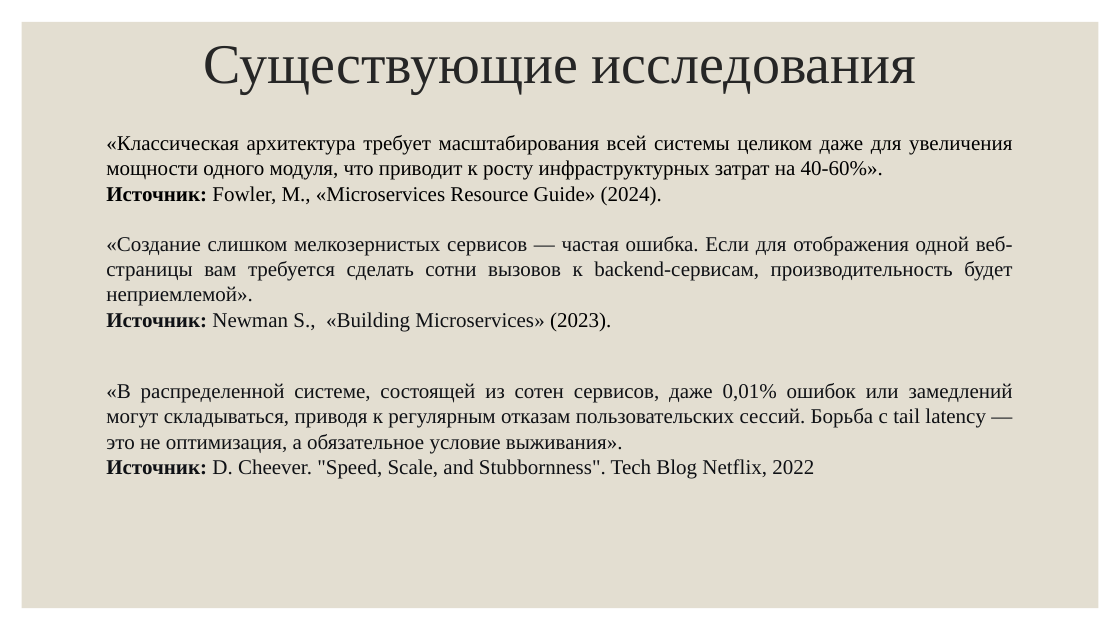
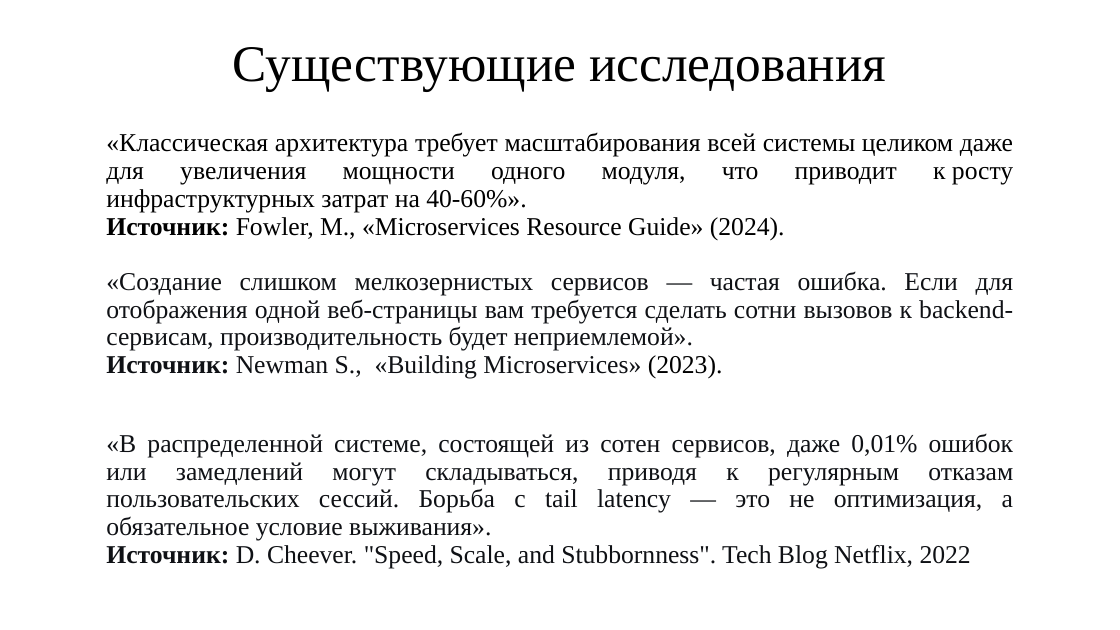
Before and after one commit to RAdKuzur/ASU, a slide deck: slide 5 of Магистерская/Предзащита(после Синельщикова).pptx. Drawn at 1120x630 pixels with LibreOffice and Linux fonts; fonts in the diff are those of the drawing. Boxes give left, top, right and bottom in pixels: in the first picture for what was removed or moved away, otherwise in the second. Text is boxed around its words. In the diff, an @@ line names an element or a change of style, - is before the commit and + after.

```diff
--- a/Магистерская/Предзащита(после Синельщикова).pptx
+++ b/Магистерская/Предзащита(после Синельщикова).pptx
@@ rectangle removed at [22,22,1099,608] @@
@@ title "Существующие исследования" at [233,47,886,92]: size 48 to 44 pt, text colour #262626 to #000000 @@
@@ text "«Классическая архитектура требует масштабирования всей ..." at [106,132,1014,568]: size 18 to 22 pt; line spacing 1 to 0.9; more space between paragraphs @@
```
Also in this commit, not shown: 7 other slides changed.
